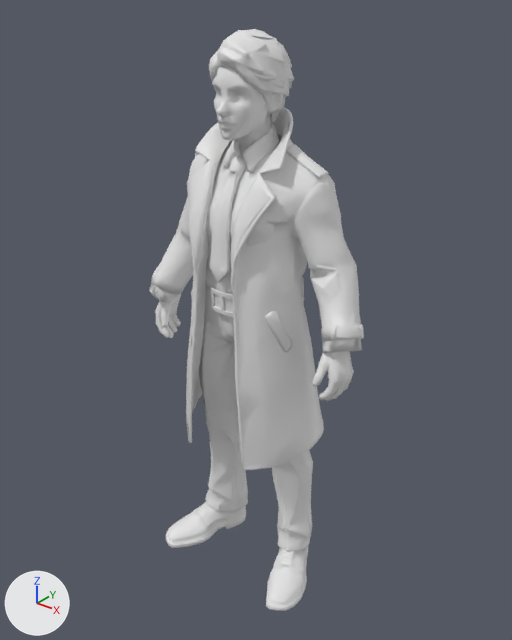
The Blender file ASSETS/MODELS/fit/COAT_FIT_FEMALE.blend as it was, and as the next commit left it.
The view is the same before and after, from a 50 mm lens placed at (0.697, -0.841, 1.051), pointed at (0.001, 0.03, 0.511). Lighting does not change. The marker at lower left points along +X, +Y and +Z. The picture after the commit comes second.

In view in the first picture: 'Body_Hair', 'Body_Hands', 'Body_Head', 'Outfit_Coat.001', 'Outfit_Shirt', 'Outfit_Shoes', 'Outfit_Tie', 'Outfit_Trousers' and 2 more.
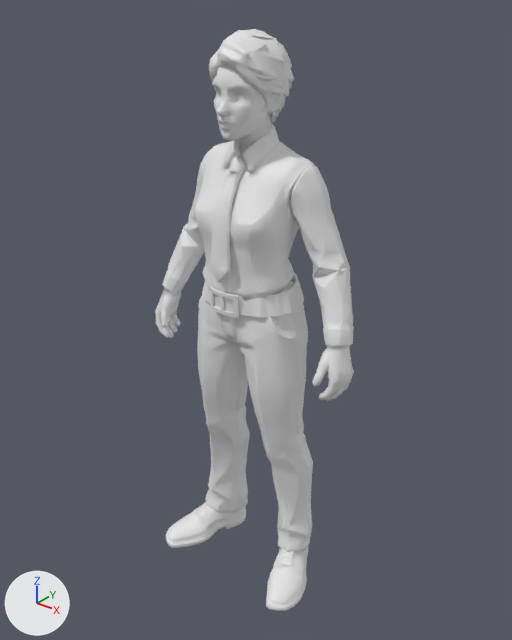
The change, as a list of edits to the scene's bpy script:
```text
Change ob_outfit_coat_001:
    add ob_outfit_coat_001.hide_render = True
```

Boxes [x1, y1, x2, y2] around the edits, measured in the pictures (512 x 640 px):
'Outfit_Coat.001', hidden
    before: [149, 107, 364, 470]
'Outfit_Shirt', unchanged, uncovered by the edit
    before: [181, 124, 341, 331]
    after: [162, 124, 354, 347]
'Outfit_Belt', unchanged, uncovered by the edit
    before: [205, 283, 304, 312]
    after: [202, 273, 304, 317]
